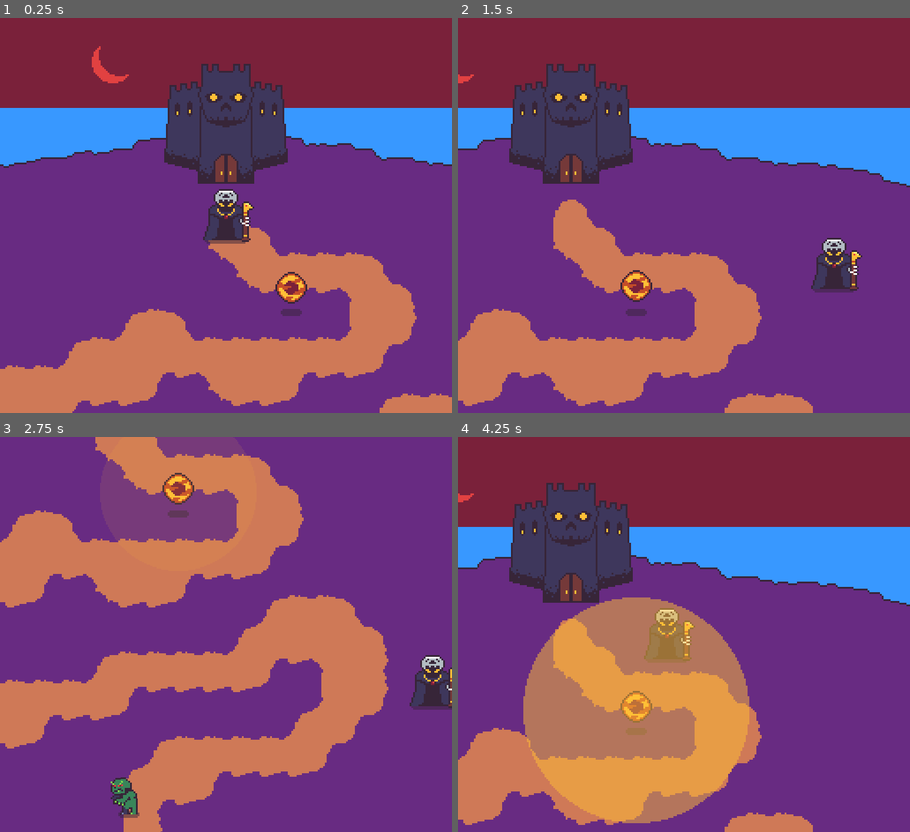
Above: before the commit, frames 1-4 (two rows, left to right).
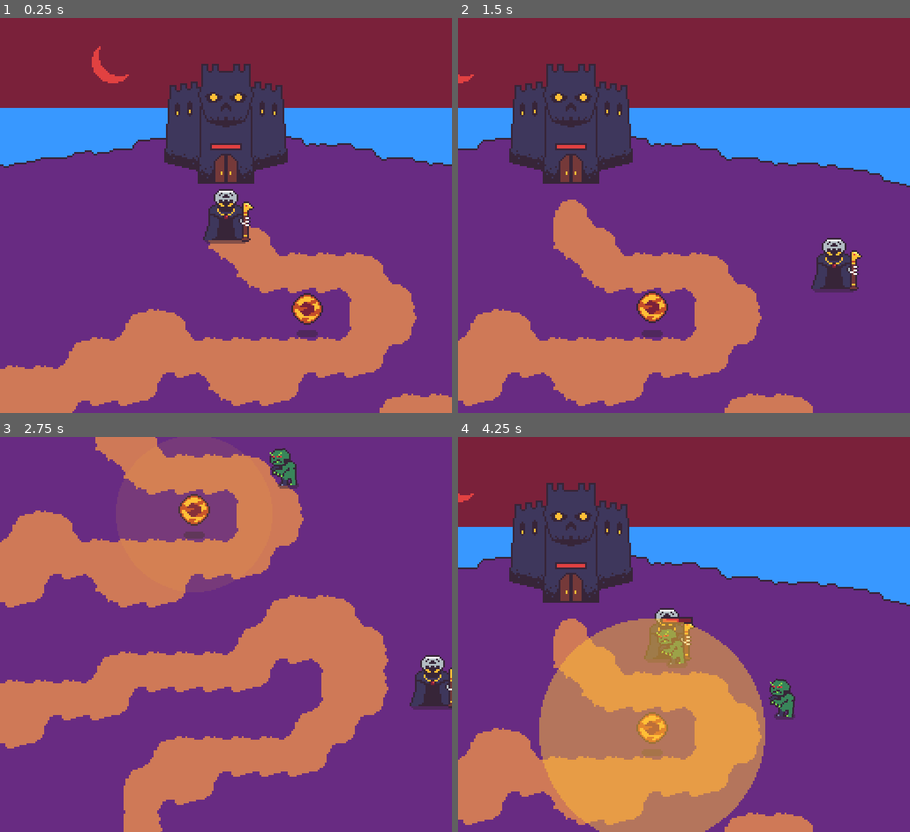
Above: after the commit, the same moments.

Repository: rthurmed/OrbTower
Game: Godot game, scene res://src/Main.tscn
Same seed, same stepped clock (60 frames per second), same inputs: the game is played once before the commit and once after it.
Inputs:
- Up to frame 1 (0.25 s): no input
- Up to frame 2 (1.5 s): hold Right (right) 0.53-1.28 s; hold Down (down) from 1.28 s (still down)
- Up to frame 3 (2.75 s): release Down (down) at 2.03 s; hold Right (right) from 2.03 s (still down)
- Up to frame 4 (4.25 s): release Right (right) at 2.78 s; hold Up (up) 2.78-3.53 s; hold Left (left) from 3.53 s (still down)

The runs differ from the first frame. In frame 1, 1.0% of the frame differs, in the area x 46-72%, y 31-81%; in frame 2, 1.0%; in frame 3, 1.8%; in frame 4, 7.7%, in the area x 14-75%, y 31-100%.

Commit message:
Implemented damage on castle

Diff:
--- a/project.godot
+++ b/project.godot
@@ -10,7 +10,7 @@
 
 _global_script_classes=[ {
 "base": "Node2D",
-"class": "HealthModule",
+"class": "Health",
 "language": "GDScript",
 "path": "res://src/module/Health.gd"
 }, {
@@ -19,13 +19,13 @@
 "language": "GDScript",
 "path": "res://src/game/monster/Monster.gd"
 }, {
-"base": "Node2D",
+"base": "Reference",
 "class": "Spawner",
 "language": "GDScript",
-"path": "res://src/game/monster/Spawner.gd"
+"path": "res://src/game/monster/spawner/Spawner.gd"
 } ]
 _global_script_class_icons={
-"HealthModule": "",
+"Health": "",
 "Monster": "",
 "Spawner": ""
 }
--- a/src/Main.tscn
+++ b/src/Main.tscn
@@ -6,7 +6,8 @@
 [ext_resource path="res://src/game/orb/Orb.tscn" type="PackedScene" id=4]
 [ext_resource path="res://src/game/player/Player.tscn" type="PackedScene" id=5]
 [ext_resource path="res://src/game/monster/ghoul/Ghoul.tscn" type="PackedScene" id=6]
-[ext_resource path="res://src/game/monster/SpawnerFollower.tscn" type="PackedScene" id=7]
+[ext_resource path="res://src/game/monster/spawner/SpawnerFollower.tscn" type="PackedScene" id=7]
+[ext_resource path="res://src/module/Health.tscn" type="PackedScene" id=8]
 
 [sub_resource type="NavigationPolygon" id=2]
 vertices = PoolVector2Array( 0, 0, 16, 0, 16, 16, 0, 16 )
@@ -112,9 +113,12 @@
 1/shapes = [  ]
 1/z_index = 0
 
+[sub_resource type="CircleShape2D" id=19]
+radius = 20.0
+
 [sub_resource type="Curve2D" id=17]
 _data = {
-"points": PoolVector2Array( 0, 0, 0, 0, 214, 373, 0, 0, 0, 0, 206, 330, 0, 0, 0, 0, 238, 306, 0, 0, 0, 0, 295, 304, 0, 0, 0, 0, 331, 274, 0, 0, 0, 0, 326, 245, 0, 0, 0, 0, 297, 229, 0, 0, 0, 0, 265, 255, 0, 0, 0, 0, 198, 258, 0, 0, 0, 0, 182, 272, 0, 0, 0, 0, 69, 272, 0, 0, 0, 0, 52, 229, 0, 0, 0, 0, 146, 193, 0, 0, 0, 0, 263, 192, 0, 0, 0, 0, 281, 171, 0, 0, 0, 0, 264, 145, 0, 0, 0, 0, 218, 144, 0, 0, 0, 0, 193, 127, 0, 0, 0, 0, 193, 98 )
+"points": PoolVector2Array( 0, 0, 0, 0, 320, 175, 0, 0, 0, 0, 193, 104 )
 }
 
 [node name="Main" type="Node2D"]
@@ -130,9 +134,21 @@
 position = Vector2( 192, 48 )
 texture = ExtResource( 2 )
 
-[node name="Castle" type="Sprite" parent="."]
+[node name="Castle" type="Area2D" parent="." groups=["structure"]]
 position = Vector2( 192, 50 )
+
+[node name="Sprite" type="Sprite" parent="Castle"]
 texture = ExtResource( 3 )
+
+[node name="CollisionShape2D" type="CollisionShape2D" parent="Castle"]
+position = Vector2( 1, 55 )
+shape = SubResource( 19 )
+
+[node name="Health" parent="Castle" instance=ExtResource( 8 )]
+position = Vector2( 0, 23 )
+max_hp = 200
+hp = 200
+hp_visible_as_default = true
 
 [node name="Walls" type="StaticBody2D" parent="."]
 
@@ -149,7 +165,7 @@
 path_node_path = NodePath("../../MainPath")
 
 [node name="Orb" parent="YSort" instance=ExtResource( 4 )]
-position = Vector2( 229, 167 )
+position = Vector2( 238, 179 )
 
 [node name="Player" parent="YSort" instance=ExtResource( 5 )]
 position = Vector2( 192, 125 )
--- a/src/game/monster/ghoul/Ghoul.tscn
+++ b/src/game/monster/ghoul/Ghoul.tscn
@@ -6,6 +6,7 @@
 [ext_resource path="res://src/module/Health.tscn" type="PackedScene" id=4]
 [ext_resource path="res://src/module/PathFollower.tscn" type="PackedScene" id=5]
 [ext_resource path="res://src/vfx/FlipOnMovement.tscn" type="PackedScene" id=6]
+[ext_resource path="res://src/module/AttackOnTouch.tscn" type="PackedScene" id=7]
 
 [sub_resource type="CapsuleShape2D" id=1]
 radius = 7.0
@@ -96,6 +97,10 @@
 
 [node name="PathFollower" parent="." instance=ExtResource( 5 )]
 
+[node name="AttackOnTouch" parent="." instance=ExtResource( 7 )]
+die_on_impact = true
+holder_path = NodePath("..")
+
 [node name="AnimationPlayer" type="AnimationPlayer" parent="."]
 anims/RESET = SubResource( 3 )
 anims/walk = SubResource( 2 )
--- a/src/game/monster/Spawner.tscn
+++ b/src/game/monster/spawner/Spawner.tscn
@@ -1,6 +1,6 @@
 [gd_scene load_steps=2 format=2]
 
-[ext_resource path="res://src/game/monster/Spawner.gd" type="Script" id=1]
+[ext_resource path="res://src/game/monster/spawner/Spawner.gd" type="Script" id=1]
 
 [node name="Spawner" type="Node2D"]
 script = ExtResource( 1 )
--- a/src/game/monster/SpawnerFollower.tscn
+++ b/src/game/monster/spawner/SpawnerFollower.tscn
@@ -1,6 +1,6 @@
 [gd_scene load_steps=2 format=2]
 
-[ext_resource path="res://src/game/monster/SpawnerFollower.gd" type="Script" id=1]
+[ext_resource path="res://src/game/monster/spawner/SpawnerFollower.gd" type="Script" id=1]
 
 [node name="SpawnerFollower" type="Node2D"]
 script = ExtResource( 1 )
--- a/src/game/orb/Orb.gd
+++ b/src/game/orb/Orb.gd
@@ -2,6 +2,8 @@
 
 
 const BASE_DAMAGE = 2
+
+export var target_group = 'enemy'
 
 onready var animation = $AnimationPlayer
 
@@ -11,6 +13,5 @@
 
 
 func _on_Burst_area_entered(area: Area2D):
-	var health = area.find_node('Health')
-	if not health is HealthModule: return
-	health.hit(BASE_DAMAGE)
+	if not area.is_in_group(target_group): return
+	Health.cause_damage(area, BASE_DAMAGE)
--- /dev/null
+++ b/src/module/AttackOnTouch.gd
@@ -0,0 +1,22 @@
+extends Node2D
+
+
+export var target_group = 'structure'
+export var damage = 10
+export var die_on_impact = false
+export var holder_path: NodePath
+
+onready var holder: Area2D = get_node(holder_path)
+
+
+func _ready():
+	if holder != null:
+		var _ok = holder.connect("area_entered", self, "_on_Holder_area_entered")
+
+
+func _on_Holder_area_entered(area: Area2D):
+	if not area.is_in_group(target_group): return
+	Health.cause_damage(area, damage)
+	if die_on_impact:
+		holder.queue_free()
+		queue_free()
--- /dev/null
+++ b/src/module/AttackOnTouch.tscn
@@ -0,0 +1,6 @@
+[gd_scene load_steps=2 format=2]
+
+[ext_resource path="res://src/module/AttackOnTouch.gd" type="Script" id=1]
+
+[node name="AttackOnTouch" type="Node2D"]
+script = ExtResource( 1 )
--- a/src/module/Health.gd
+++ b/src/module/Health.gd
@@ -1,4 +1,4 @@
-class_name HealthModule
+class_name Health
 extends Node2D
 
 
@@ -9,7 +9,7 @@
 export var target_node_path: NodePath
 
 onready var progress_bar = $ProgressBar
-onready var target_node = get_node(target_node_path)
+onready var target_node = get_node(target_node_path) if target_node_path else null
 
 signal damage(damage, hp)
 signal died
@@ -36,3 +36,9 @@
 		emit_signal("died")
 		if destroy_target_on_death:
 			target_node.queue_free()
+
+
+static func cause_damage(area: Node2D, damage: int):
+	var health = area.find_node('Health')
+	if not health.has_method('hit'): return
+	health.hit(damage)
Not shown: 1 places in src/Main.tscn that only renumber resources
Not shown: 1 places in src/game/monster/ghoul/Ghoul.tscn that only renumber resources
Renamed: src/game/monster/Spawner.gd -> src/game/monster/spawner/Spawner.gd
Renamed: src/game/monster/SpawnerFollower.gd -> src/game/monster/spawner/SpawnerFollower.gd
